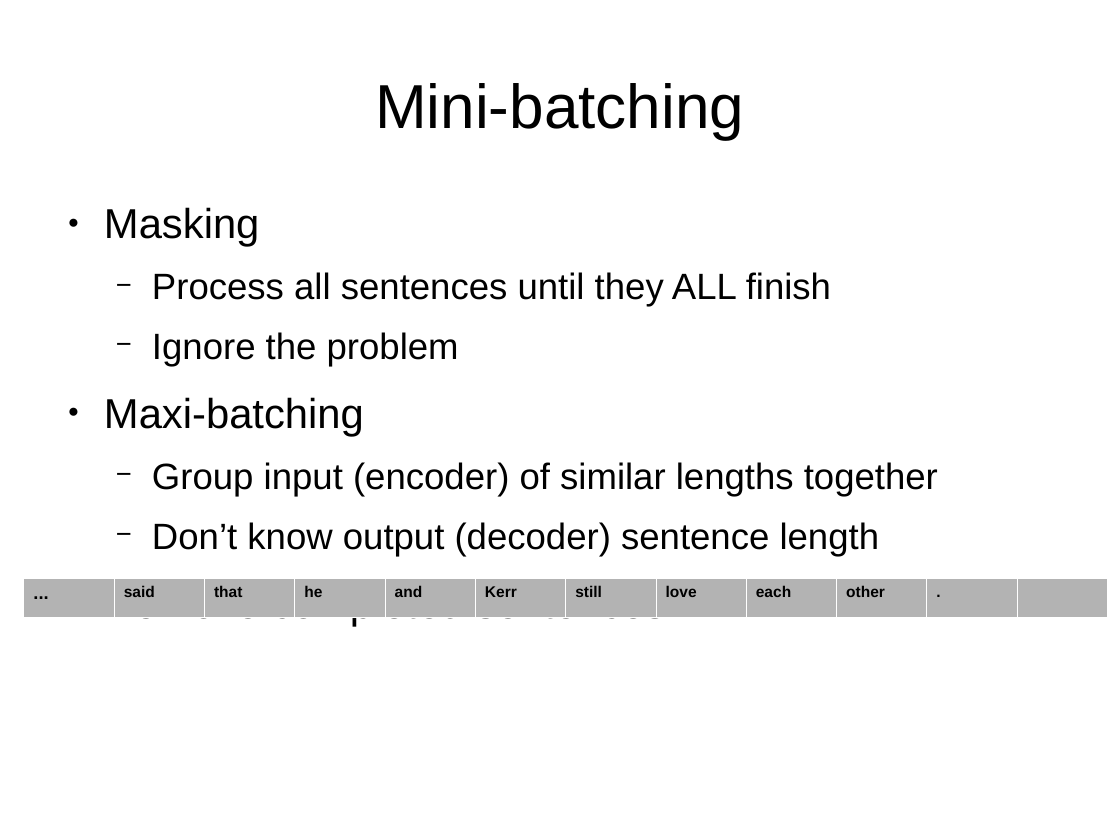
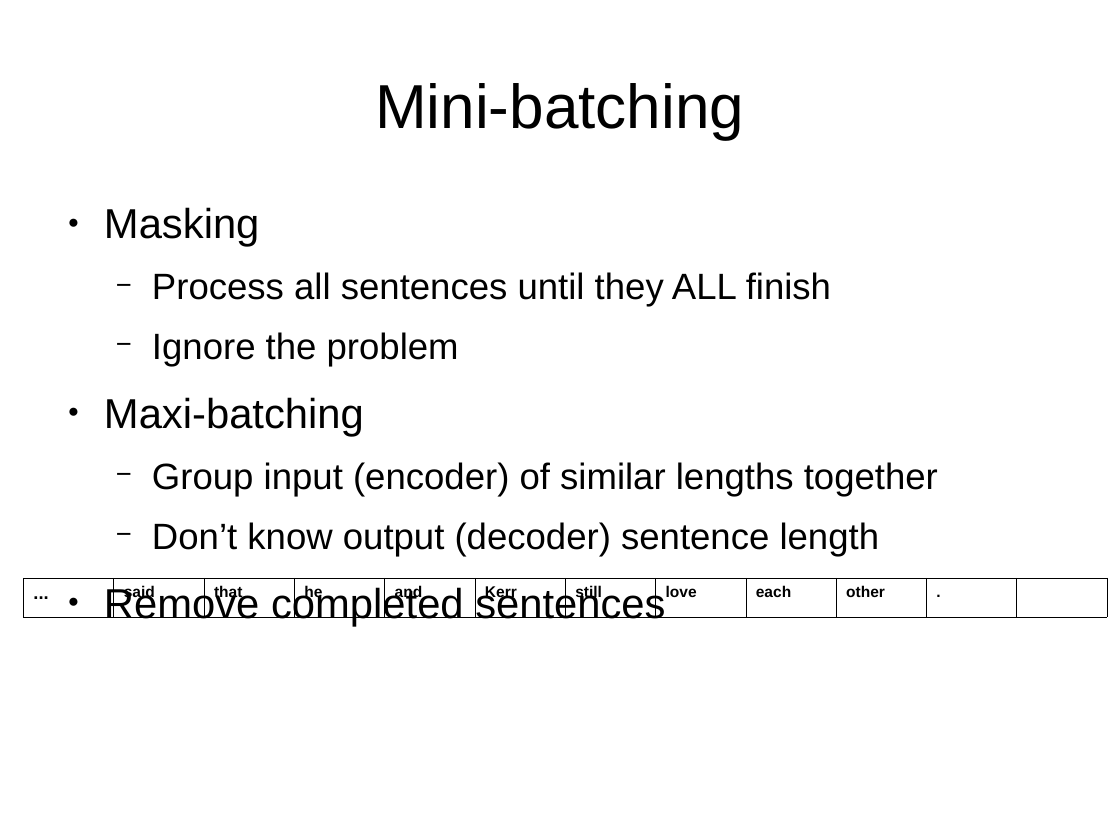
Before and after one commit to hieuhoang/papers, a slide deck: slide 17 of ms.2019/nmt.odp (slide 12 before the commit). Drawn at 1120x840 pixels with LibreOffice and Linux fonts; fonts in the diff are those of the drawing. Boxes give left, top, right and bottom in pixels: in the first picture for what was removed or moved away, otherwise in the second. Text is boxed around its words. In the diff, an @@ line names an element or a change of style, - is before the commit and + after.

```diff
--- a/ms.2019/nmt.odp
+++ b/ms.2019/nmt.odp
@@ table at [23,578,1109,615] @@
@@ fill #B3B3B3 to none in 11 cells @@
@@ borders changed @@
```
Also in this commit, not shown: 4 other slides changed, 1 slide added, 3 slides removed.
